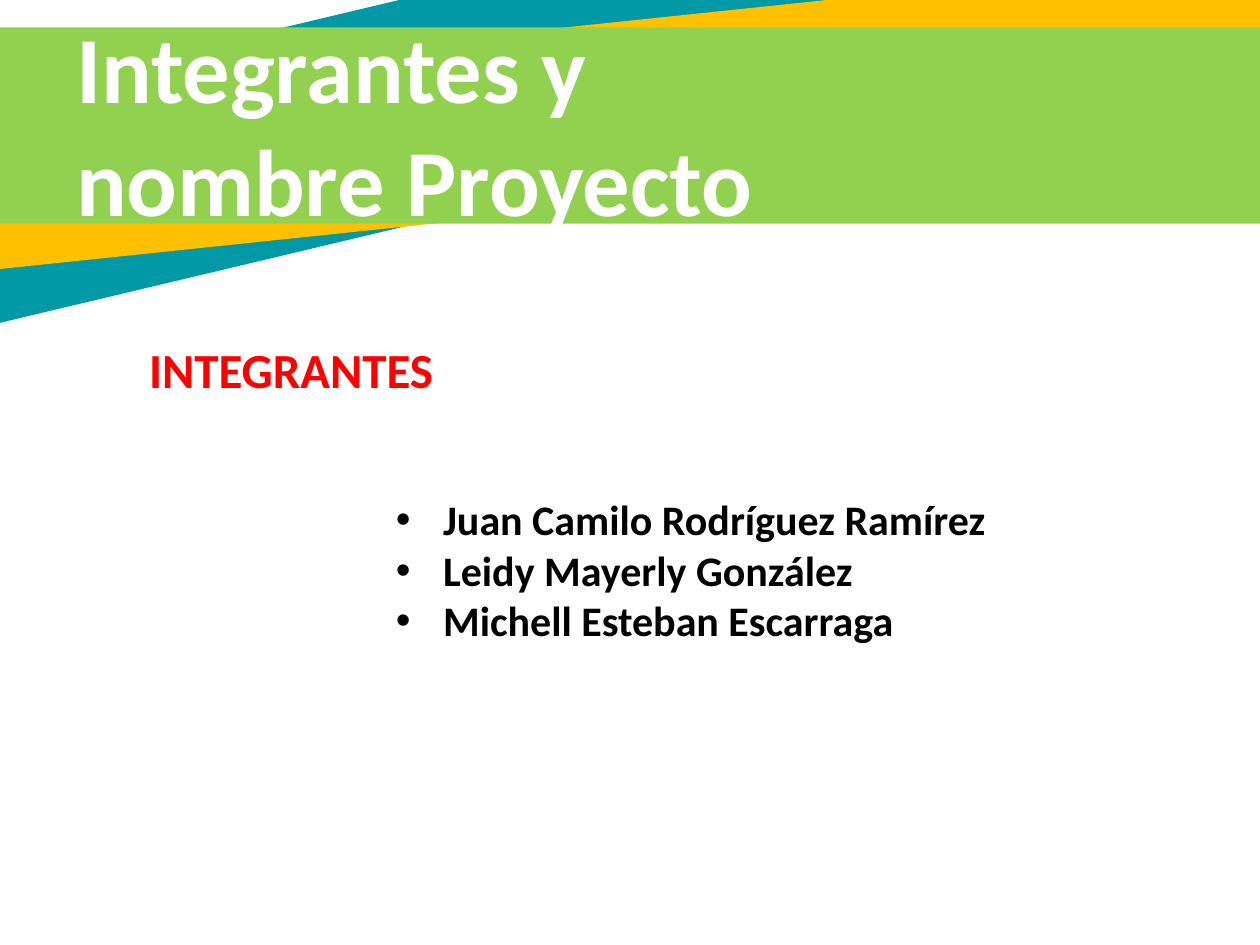
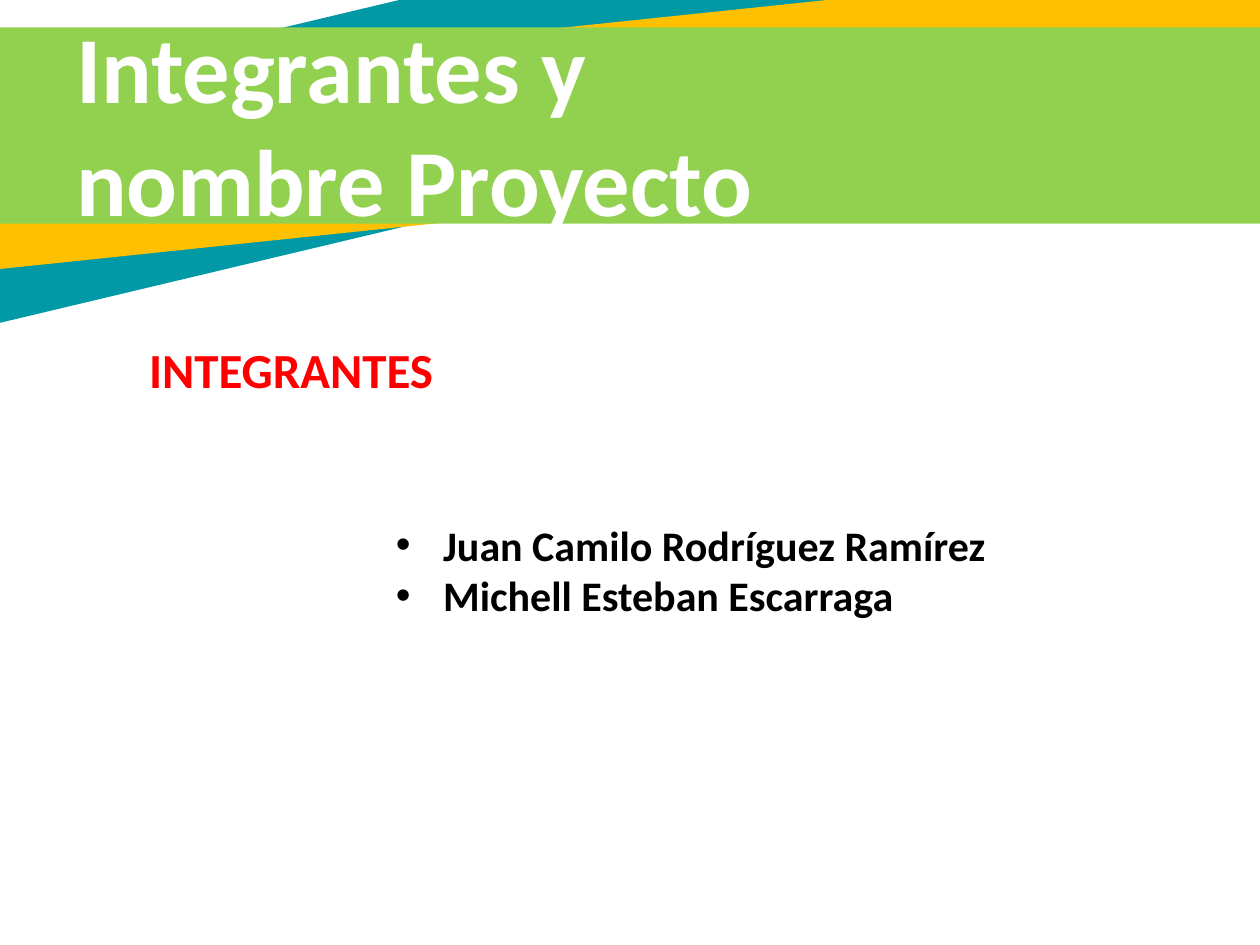
Before and after one commit to Meer2000/MMJK, a slide deck: slide 3 of Plantila-Presentacion-SENA___ (3).pptx. Drawn at 1260x945 pixels with LibreOffice and Linux fonts; fonts in the diff are those of the drawing. Boxes give left, top, right and bottom in pixels: in the first picture for what was removed or moved away, otherwise in the second. Text is boxed around its words. In the diff, an @@ line names an element or a change of style, - is before the commit and + after.

```diff
--- a/Plantila-Presentacion-SENA___ (3).pptx
+++ b/Plantila-Presentacion-SENA___ (3).pptx
@@ text at [443,556,852,593]: paragraph removed @@
-• Leidy Mayerly González
```
Also in this commit, not shown: 2 other slides changed, 1 other file.
